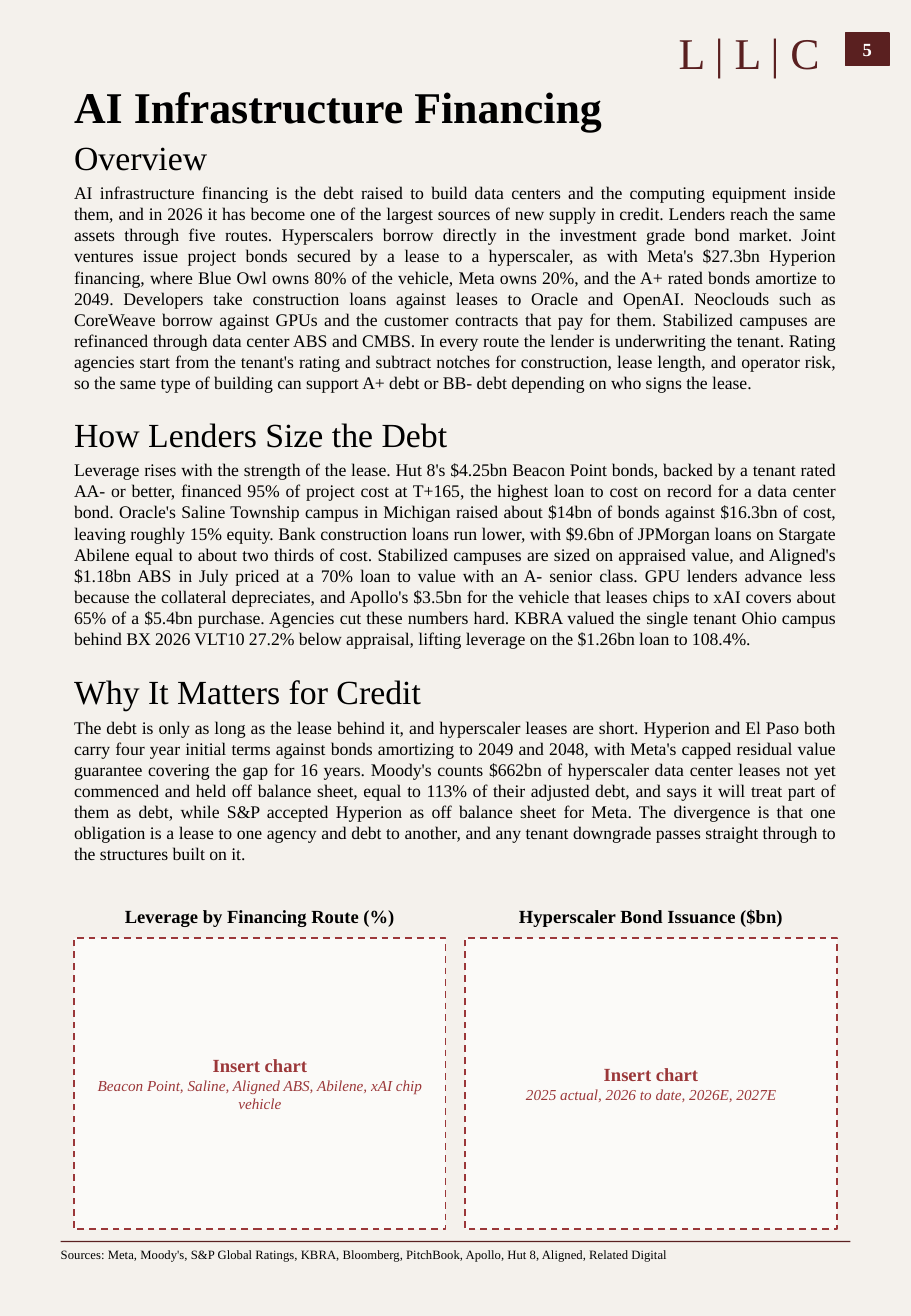
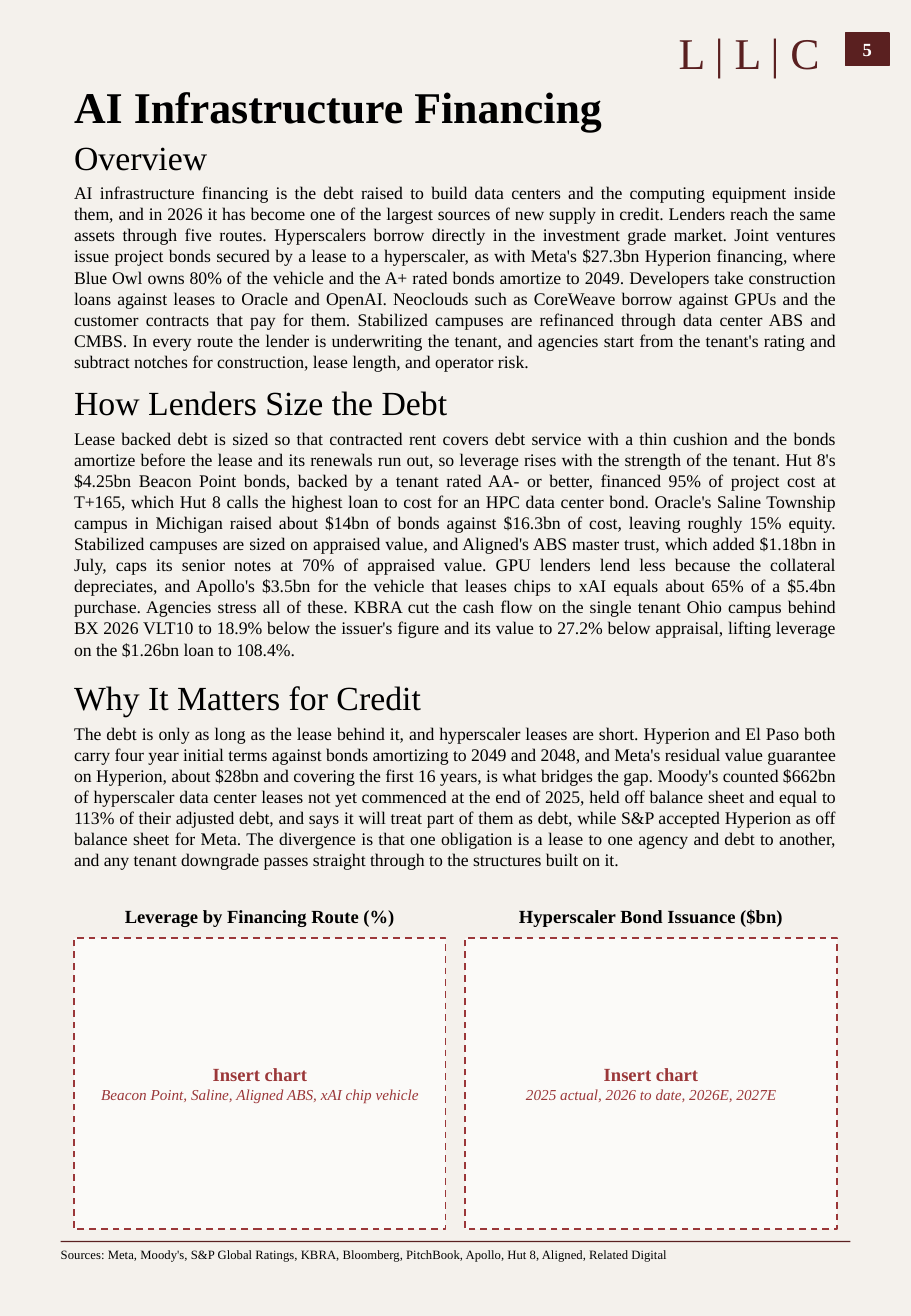
Before and after one commit to Wmccoach-source/LLC-Research-Monthly-File, a slide deck: slide 2 of outputs/LLC_AI_Infrastructure_Case_Study.pptx. Drawn at 911x1316 pixels with LibreOffice and Linux fonts; fonts in the diff are those of the drawing; background and template pictures are left out. Boxes give left, top, right and bottom in pixels: in the first picture for what was removed or moved away, otherwise in the second. Text is boxed around its words. In the diff, an @@ line names an element or a change of style, - is before the commit and + after.

```diff
--- a/outputs/LLC_AI_Infrastructure_Case_Study.pptx
+++ b/outputs/LLC_AI_Infrastructure_Case_Study.pptx
@@ text at bbox=[74, 186, 836, 372]: text changed @@
-AI infrastructure financing is the debt raised to build data centers and the computing equipment inside them, and in 2026 it has become one of the largest sources of new supply in credit. Lenders reach the same assets through five routes. Hyperscalers borrow directly in the investment grade bond market. Joint ventures issue project bonds secured by a lease to a hyperscaler, as with Meta's $27.3bn Hyperion financing, where Blue Owl owns 80% of the vehicle, Meta owns 20%, and the A+ rated bonds amortize to 2049. Developers take construction loans against leases to Oracle and OpenAI. Neoclouds such as CoreWeave borrow against GPUs and the customer contracts that pay for them. Stabilized campuses are refinanced through data center ABS and CMBS. In every route the lender is underwriting the tenant. Rating agencies start from the tenant's rating and subtract notches for construction, lease length, and operator risk, so the same type of building can support A+ debt or BB- debt depending on who signs the lease.
+AI infrastructure financing is the debt raised to build data centers and the computing equipment inside them, and in 2026 it has become one of the largest sources of new supply in credit. Lenders reach the same assets through five routes. Hyperscalers borrow directly in the investment grade market. Joint ventures issue project bonds secured by a lease to a hyperscaler, as with Meta's $27.3bn Hyperion financing, where Blue Owl owns 80% of the vehicle and the A+ rated bonds amortize to 2049. Developers take construction loans against leases to Oracle and OpenAI. Neoclouds such as CoreWeave borrow against GPUs and the customer contracts that pay for them. Stabilized campuses are refinanced through data center ABS and CMBS. In every route the lender is underwriting the tenant, and agencies start from the tenant's rating and subtract notches for construction, lease length, and operator risk.
@@ text "How Lenders Size the Debt": place and size @@
-text "How Lenders Size the Debt" at bbox=[74, 423, 448, 448]
+text "How Lenders Size the Debt" at bbox=[74, 391, 448, 416]
@@ text at bbox=[74, 432, 836, 658]: text changed @@
-Leverage rises with the strength of the lease. Hut 8's $4.25bn Beacon Point bonds, backed by a tenant rated AA- or better, financed 95% of project cost at T+165, the highest loan to cost on record for a data center bond. Oracle's Saline Township campus in Michigan raised about $14bn of bonds against $16.3bn of cost, leaving roughly 15% equity. Bank construction loans run lower, with $9.6bn of JPMorgan loans on Stargate Abilene equal to about two thirds of cost. Stabilized campuses are sized on appraised value, and Aligned's $1.18bn ABS in July priced at a 70% loan to value with an A- senior class. GPU lenders advance less because the collateral depreciates, and Apollo's $3.5bn for the vehicle that leases chips to xAI covers about 65% of a $5.4bn purchase. Agencies cut these numbers hard. KBRA valued the single tenant Ohio campus behind BX 2026 VLT10 27.2% below appraisal, lifting leverage on the $1.26bn loan to 108.4%.
+Lease backed debt is sized so that contracted rent covers debt service with a thin cushion and the bonds amortize before the lease and its renewals run out, so leverage rises with the strength of the tenant. Hut 8's $4.25bn Beacon Point bonds, backed by a tenant rated AA- or better, financed 95% of project cost at T+165, which Hut 8 calls the highest loan to cost for an HPC data center bond. Oracle's Saline Township campus in Michigan raised about $14bn of bonds against $16.3bn of cost, leaving roughly 15% equity. Stabilized campuses are sized on appraised value, and Aligned's ABS master trust, which added $1.18bn in July, caps its senior notes at 70% of appraised value. GPU lenders lend less because the collateral depreciates, and Apollo's $3.5bn for the vehicle that leases chips to xAI equals about 65% of a $5.4bn purchase. Agencies stress all of these. KBRA cut the cash flow on the single tenant Ohio campus behind BX 2026 VLT10 to 18.9% below the issuer's figure and its value to 27.2% below appraisal, lifting leverage on the $1.26bn loan to 108.4%.
@@ text "Why It Matters for Credit": place and size @@
-text "Why It Matters for Credit" at bbox=[74, 680, 420, 711]
+text "Why It Matters for Credit" at bbox=[74, 686, 420, 717]
@@ text at bbox=[74, 727, 836, 870]: text changed @@
-The debt is only as long as the lease behind it, and hyperscaler leases are short. Hyperion and El Paso both carry four year initial terms against bonds amortizing to 2049 and 2048, with Meta's capped residual value guarantee covering the gap for 16 years. Moody's counts $662bn of hyperscaler data center leases not yet commenced and held off balance sheet, equal to 113% of their adjusted debt, and says it will treat part of them as debt, while S&P accepted Hyperion as off balance sheet for Meta. The divergence is that one obligation is a lease to one agency and debt to another, and any tenant downgrade passes straight through to the structures built on it.
+The debt is only as long as the lease behind it, and hyperscaler leases are short. Hyperion and El Paso both carry four year initial terms against bonds amortizing to 2049 and 2048, and Meta's residual value guarantee on Hyperion, about $28bn and covering the first 16 years, is what bridges the gap. Moody's counted $662bn of hyperscaler data center leases not yet commenced at the end of 2025, held off balance sheet and equal to 113% of their adjusted debt, and says it will treat part of them as debt, while S&P accepted Hyperion as off balance sheet for Meta. The divergence is that one obligation is a lease to one agency and debt to another, and any tenant downgrade passes straight through to the structures built on it.
@@ text at bbox=[101, 1089, 419, 1104]: text changed @@
-Beacon Point, Saline, Aligned ABS, Abilene, xAI chip vehicle
+Beacon Point, Saline, Aligned ABS, xAI chip vehicle
```
Also in this commit, not shown: 2 other slides changed, 6 other files.
